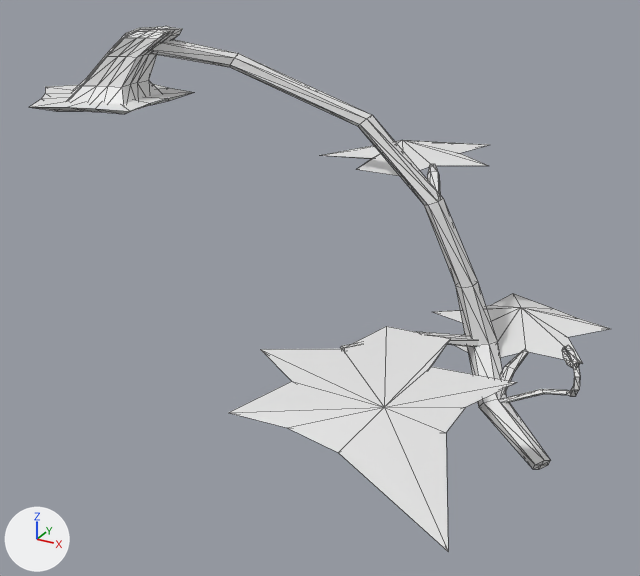
What one commit did to the OBJ model project/Resources/farm/contest/ceremony/crop_pumpkin_vines.obj.
Rendered twice from a 50 mm lens placed at (1.155, -1.363, 0.949), pointed at (0.384, 0.039, 0.248). Lighting does not change. The marker at lower left points along +X, +Y and +Z. The older version comes first. Mesh edges are drawn as thin lines. Where no turn or scale is listed for an object, it has been applied to the vertices.

Script lines for the objects in view, before the commit:
```python
me_crop_pumpkin_vines = bpy.data.meshes.new('crop_pumpkin_vines')
me_crop_pumpkin_vines.from_pydata(...)  # 292 vertices, 556 faces; spans x -0.239..0.894, y -0.428..0.559, z 0.007..0.718
ob_crop_pumpkin_vines = bpy.data.objects.new('crop_pumpkin_vines', me_crop_pumpkin_vines)
ob_crop_pumpkin_vines.location = (0.0, 0.0, 0.0)
```
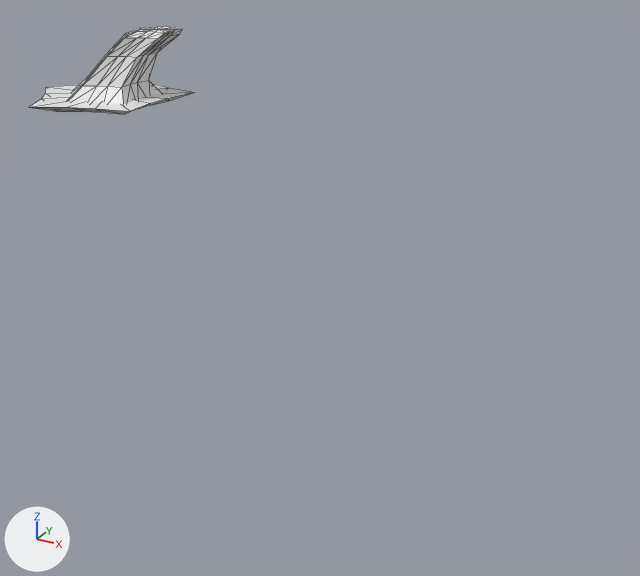
Changed parts and their boxes [x1, y1, x2, y2] in the pictures (640 x 576 px):
'crop_pumpkin_vines', reshaped (72% narrower, 83% shorter): before [30, 26, 610, 551]; after [30, 26, 194, 114]
part 1 of me_crop_pumpkin_vines, deleted: before [434, 293, 610, 403]
part 2 of me_crop_pumpkin_vines, deleted: before [151, 39, 551, 469]
part 3 of me_crop_pumpkin_vines, deleted: before [320, 140, 488, 194]
part 4 of me_crop_pumpkin_vines, deleted: before [228, 326, 517, 551]

Patch to the scene script:
```diff
--- a/project/Resources/farm/contest/ceremony/crop_pumpkin_vines.obj.py
+++ b/project/Resources/farm/contest/ceremony/crop_pumpkin_vines.obj.py
@@ me_crop_pumpkin_vines @@
 # used by ob_crop_pumpkin_vines; location = (0.0, 0.0, 0.0)
-me_crop_pumpkin_vines.from_pydata(...)  # 292 vertices, 556 faces; spans x -0.239..0.894, y -0.428..0.559, z 0.007..0.718
+me_crop_pumpkin_vines.from_pydata(...)  # 92 vertices, 180 faces; spans x -0.239..0.069, y -0.172..0.151, z 0.576..0.718
+# me_crop_pumpkin_vines part 1: the loose piece of 88 vertices spanning x 0.523..0.894, y 0.077..0.559, z 0.048..0.194 is deleted
+# me_crop_pumpkin_vines part 2: the loose piece of 50 vertices spanning x -0.011..0.874, y -0.02..0.219, z 0.007..0.71 is deleted
+# me_crop_pumpkin_vines part 3: the loose piece of 31 vertices spanning x 0.247..0.609, y 0.168..0.54, z 0.397..0.464 is deleted
+# me_crop_pumpkin_vines part 4: the loose piece of 31 vertices spanning x 0.392..0.841, y -0.428..0.199, z 0.121..0.224 is deleted
```
